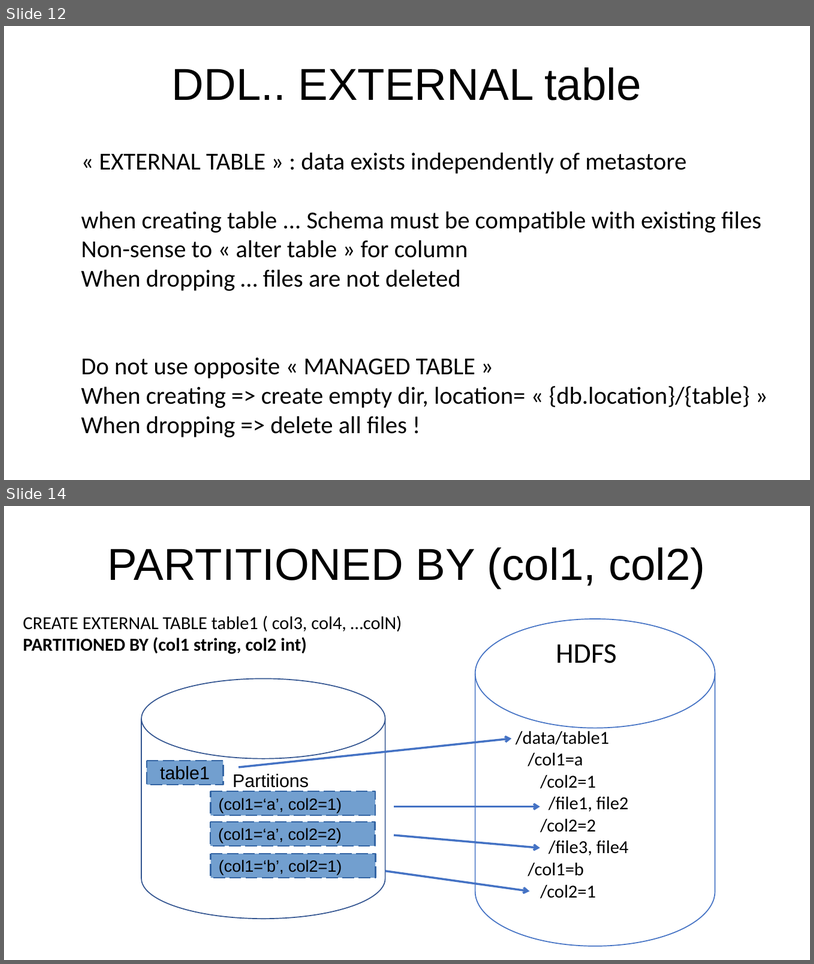
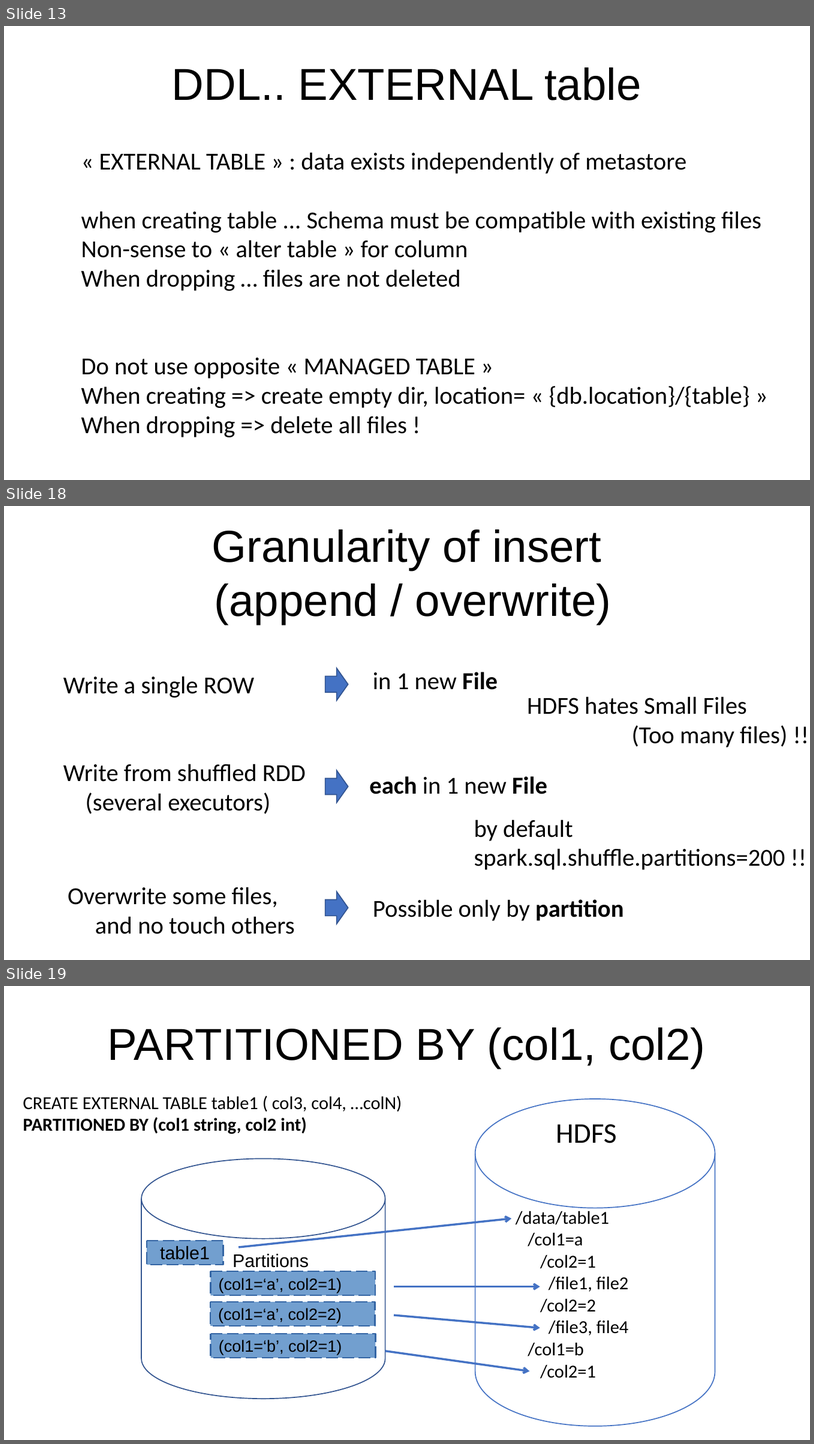
Before and after one commit to Arnaud-Nauwynck/presentations, a slide deck: pres-bigdata/BigData-4-hadoop-parquet-spark.pptx. Shown one above the other, each under a label of ours: slides 12 and 14 before the commit, slides 13, 18 and 19 after it; the slides between them are not shown. The pictures are 814x964 and 814x1444 pixels, drawn with LibreOffice and Linux fonts; fonts in the diff are those of the drawing. Boxes give left, top, right and bottom in pixels: in the first picture for what was removed or moved away, otherwise in the second. Text is boxed around its words. In the diff, an @@ line names an element or a change of style, - is before the commit and + after.

```diff
--- a/pres-bigdata/BigData-4-hadoop-parquet-spark.pptx
+++ b/pres-bigdata/BigData-4-hadoop-parquet-spark.pptx
@@ slide 18 added at <box>4,506,810,960</box>, background #FFFFFF @@
@@ text added at <box>212,529,612,624</box>, 44 pt, text #000000 @@
+Granularity of insert
+(append / overwrite)
@@ text added at <box>63,676,254,697</box>, 24 pt, text #000000 @@
+Write a single ROW
@@ right arrow added at <box>325,668,348,700</box>, fill #4472C4, outline #325491 1 pt @@
@@ text added at <box>373,672,498,690</box>, 24 pt, text #000000 @@
+in 1 new File
@@ text added at <box>527,696,788,747</box>, 24 pt, text #000000 @@
+HDFS hates Small Files
+(Too many files) !!
@@ text added at <box>63,763,306,814</box>, 24 pt, text #000000 @@
+Write from shuffled RDD
+(several executors)
@@ right arrow added at <box>325,770,348,802</box>, fill #4472C4, outline #325491 1 pt @@
@@ text added at <box>369,776,548,794</box>, 24 pt, text #000000, bold @@
+each in 1 new File
@@ text added at <box>474,819,786,870</box>, 24 pt, text #000000 @@
+by default
+spark.sql.shuffle.partitions=200 !!
@@ text added at <box>68,886,295,934</box>, 24 pt, text #000000 @@
+Overwrite some files,
+and no touch others
@@ right arrow added at <box>325,892,348,924</box>, fill #4472C4, outline #325491 1 pt @@
@@ text added at <box>373,899,624,921</box>, 24 pt, text #000000 @@
+Possible only by partition
@@ what was slide 12 is now slide 13 @@
@@ what was slide 14 is now slide 19 @@
```
Also in this commit, not shown: 5 slides changed, 8 other slides added, 1 slide removed.
